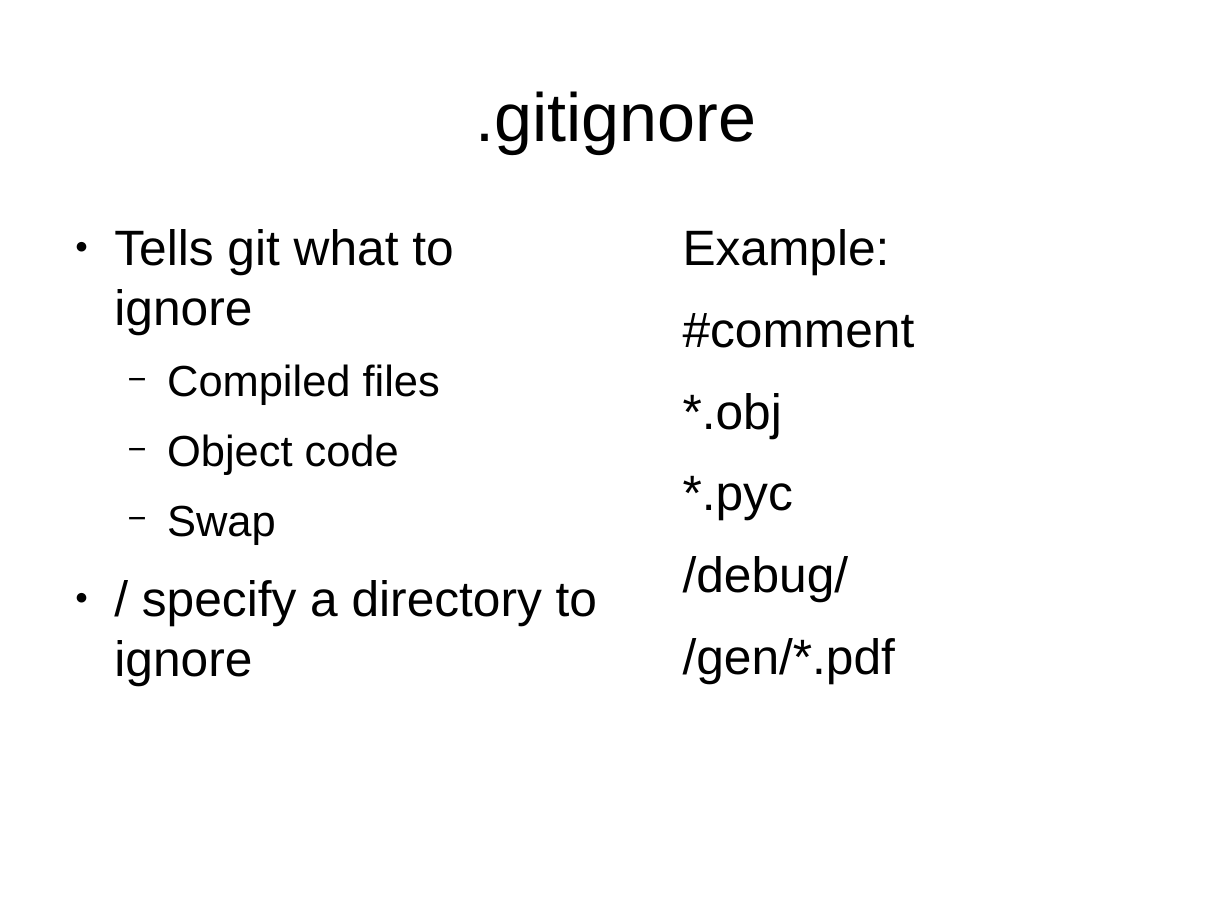
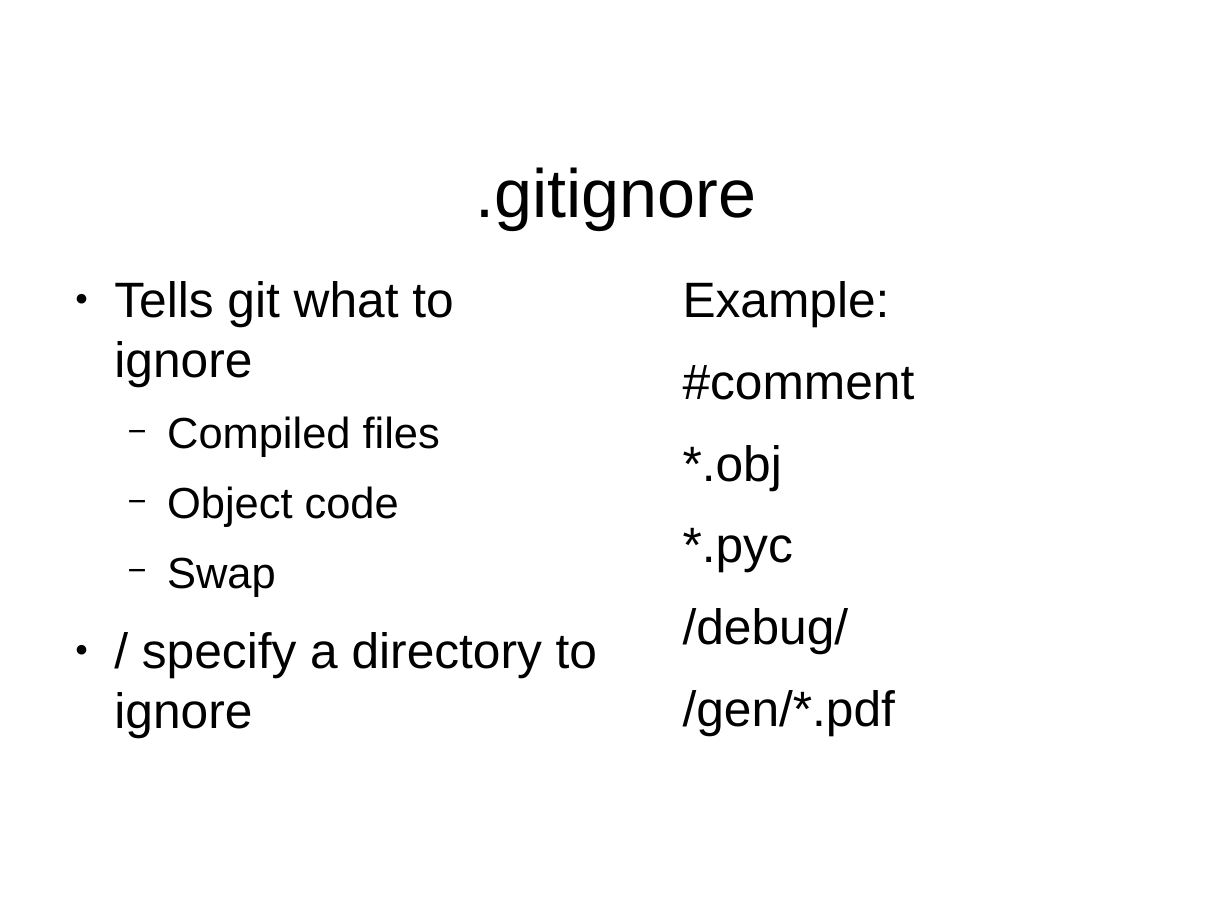
Before and after one commit to Reiuiji/Presentations, a slide deck: slide 28 of Git-Introduction/Git-Introduction.odp. Drawn at 1232x924 pixels with LibreOffice and Linux fonts; fonts in the diff are those of the drawing; background and template pictures are left out. Boxes give left, top, right and bottom in pixels: in the first picture for what was removed or moved away, otherwise in the second. Text is boxed around its words. In the diff, an @@ line names an element or a change of style, - is before the commit and + after.

```diff
--- a/Git-Introduction/Git-Introduction.odp
+++ b/Git-Introduction/Git-Introduction.odp
@@ title ".gitignore": place and size @@
-title ".gitignore" at [475, 91, 756, 153]
+title ".gitignore" at [475, 167, 756, 230]
@@ text "Tells git what to ignore": place and size @@
-text "Tells git what to ignore" at [114, 229, 597, 685]
+text "Tells git what to ignore" at [114, 281, 597, 737]
@@ text "Example:": place and size @@
-text "Example:" at [683, 229, 915, 683]
+text "Example:" at [683, 281, 915, 735]
```
Also in this commit, not shown: 43 other slides changed.
